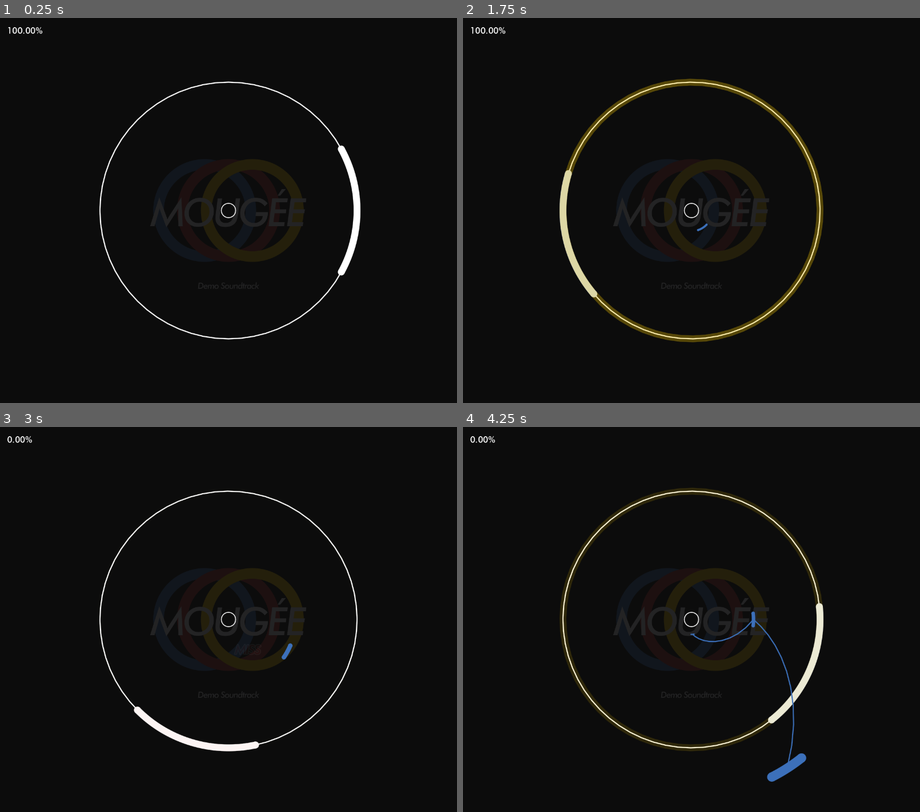
Above: before the commit, frames 1-4 (two rows, left to right).
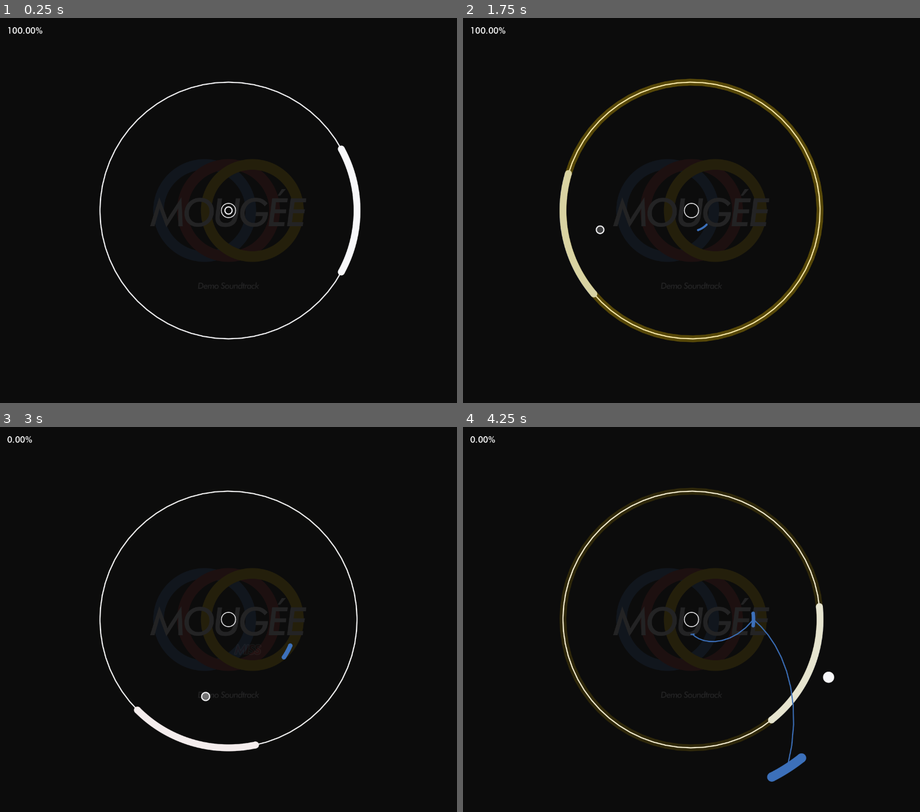
Above: after the commit, the same moments.

Repository: mougeee/marvelous-x
Game: Godot game, scene res://nodes/playing_scene.tscn
Two runs of this game, one before a commit and one after it. Both use one fixed random seed, a clock stepped at 60 frames per second and the inputs below. The project has no main scene, so this scene is started directly. Sound files missing from this copy of the repository are replaced by a short silence.
Inputs (mouse positions are in pixels of both pictures, inside the frame that each line leads up to):
- Up to frame 1 (0.25 s): no input
- Up to frame 2 (1.75 s): tap Enter at 0.5 s; move the mouse to (792, 191) at 0.52 s; press the mouse at (792, 191) at 0.53 s; hold D (RightPress) 0.53-1.28 s; move the mouse to (600, 229) at 1.27 s; release the mouse at (600, 229) at 1.28 s; hold S (LeftPress) from 1.28 s (still down); tap Space (CriticalPress) at 1.35 s; click (600, 229) at 1.55 s
- Up to frame 3 (3 s): move the mouse to (274, 534) at 2.02 s; release S (LeftPress) at 2.03 s; press the mouse at (274, 534) at 2.03 s; hold D (RightPress) from 2.03 s (still down); move the mouse to (205, 696) at 2.77 s; release the mouse at (205, 696) at 2.78 s; click (205, 696) at 2.85 s
- Up to frame 4 (4.25 s): move the mouse to (828, 677) at 3.52 s; release D (RightPress) at 3.53 s; press the mouse at (828, 677) at 3.53 s; hold S (LeftPress) from 3.53 s (still down); tap Space (CriticalPress) at 3.6 s

The runs differ from the first frame. In frame 1, less than 0.1% of the frame differs, in the area x 49-51%, y 48-52%; in frame 2, less than 0.1%; in frame 3, less than 0.1%; in frame 4, less than 0.1%, in the area x 78-82%, y 63-67%.

Commit message:
create title screen

Diff:
--- /dev/null
+++ b/nodes/centering.tscn
@@ -0,0 +1,6 @@
+[gd_scene load_steps=2 format=3 uid="uid://1xt8ttogo0t7"]
+
+[ext_resource type="Script" path="res://scripts/centering.gd" id="1_dmkmj"]
+
+[node name="Centering" type="Node2D"]
+script = ExtResource("1_dmkmj")
--- /dev/null
+++ b/nodes/cursor.tscn
@@ -0,0 +1,6 @@
+[gd_scene load_steps=2 format=3 uid="uid://b8hh7erdmresl"]
+
+[ext_resource type="Script" path="res://scripts/cursor.gd" id="1_5pd81"]
+
+[node name="Cursor" type="Node2D"]
+script = ExtResource("1_5pd81")
--- /dev/null
+++ b/nodes/menu.tscn
@@ -0,0 +1,6 @@
+[gd_scene load_steps=2 format=3 uid="uid://bkjikw1mkxf44"]
+
+[ext_resource type="Script" path="res://scripts/menu.gd" id="1_4cf6j"]
+
+[node name="Menu" type="Node2D"]
+script = ExtResource("1_4cf6j")
--- a/nodes/playing_scene.tscn
+++ b/nodes/playing_scene.tscn
@@ -1,10 +1,12 @@
-[gd_scene load_steps=7 format=3 uid="uid://dvcdkjhhm24wr"]
+[gd_scene load_steps=9 format=3 uid="uid://dvcdkjhhm24wr"]
 
 [ext_resource type="PackedScene" uid="uid://b3ygu6pkadmsm" path="res://nodes/note_frame.tscn" id="1_2g1bc"]
 [ext_resource type="Script" path="res://scripts/playing_scene.gd" id="1_o3yjq"]
+[ext_resource type="PackedScene" uid="uid://1xt8ttogo0t7" path="res://nodes/centering.tscn" id="2_4xu5f"]
 [ext_resource type="AudioStream" uid="uid://bimqd7djxxy2l" path="res://res/20240902001.mp3" id="3_gwyby"]
 [ext_resource type="PackedScene" uid="uid://bgfyeoxtfn5in" path="res://nodes/animated_number.tscn" id="4_1n1rm"]
 [ext_resource type="FontFile" uid="uid://b5baly05xhyg4" path="res://res/futura medium bt.ttf" id="4_lofq0"]
+[ext_resource type="PackedScene" uid="uid://b8hh7erdmresl" path="res://nodes/cursor.tscn" id="7_ty78e"]
 
 [sub_resource type="LabelSettings" id="LabelSettings_y41ep"]
 font = ExtResource("4_lofq0")
@@ -13,7 +15,7 @@
 [node name="PlayingScene" type="Node2D"]
 script = ExtResource("1_o3yjq")
 
-[node name="Centering" type="Node2D" parent="."]
+[node name="Centering" parent="." instance=ExtResource("2_4xu5f")]
 
 [node name="BackgroundThumbnail" type="Sprite2D" parent="Centering"]
 
@@ -31,3 +33,5 @@
 
 [node name="AudioStreamPlayer" type="AudioStreamPlayer" parent="."]
 stream = ExtResource("3_gwyby")
+
+[node name="Cursor" parent="." instance=ExtResource("7_ty78e")]
--- /dev/null
+++ b/nodes/title_scene.tscn
@@ -0,0 +1,18 @@
+[gd_scene load_steps=6 format=3 uid="uid://dchd7jyverxw0"]
+
+[ext_resource type="PackedScene" uid="uid://1xt8ttogo0t7" path="res://nodes/centering.tscn" id="1_bpy7k"]
+[ext_resource type="PackedScene" uid="uid://b3ygu6pkadmsm" path="res://nodes/note_frame.tscn" id="1_d1agj"]
+[ext_resource type="Script" path="res://scripts/title_scene.gd" id="1_d2by7"]
+[ext_resource type="PackedScene" uid="uid://bkjikw1mkxf44" path="res://nodes/menu.tscn" id="3_6hopp"]
+[ext_resource type="PackedScene" uid="uid://b8hh7erdmresl" path="res://nodes/cursor.tscn" id="3_tqd7y"]
+
+[node name="TitleScene" type="Node2D"]
+script = ExtResource("1_d2by7")
+
+[node name="Centering" parent="." instance=ExtResource("1_bpy7k")]
+
+[node name="NoteFrame" parent="Centering" instance=ExtResource("1_d1agj")]
+
+[node name="MenuGame" parent="Centering" instance=ExtResource("3_6hopp")]
+
+[node name="Cursor" parent="." instance=ExtResource("3_tqd7y")]
--- a/project.godot
+++ b/project.godot
@@ -36,6 +36,11 @@
 "events": [Object(InputEventKey,"resource_local_to_scene":false,"resource_name":"","device":-1,"window_id":0,"alt_press …(191 unchanged characters)…
 ]
 }
+Click={
+"deadzone": 0.5,
+"events": [Object(InputEventMouseButton,"resource_local_to_scene":false,"resource_name":"","device":-1,"window_id":0,"alt_pressed":false,"shift_pressed":false,"ctrl_pressed":false,"meta_pressed":false,"button_mask":0,"position":Vector2(0, 0),"global_position":Vector2(0, 0),"factor":1.0,"button_index":1,"canceled":false,"pressed":false,"double_click":false,"script":null)
+]
+}
 
 [rendering]
 
--- /dev/null
+++ b/scripts/centering.gd
@@ -0,0 +1,11 @@
+extends Node2D
+
+
+# Called when the node enters the scene tree for the first time.
+func _ready() -> void:
+	position = get_viewport_rect().size / 2
+
+
+# Called every frame. 'delta' is the elapsed time since the previous frame.
+func _process(delta: float) -> void:
+	pass
--- /dev/null
+++ b/scripts/cursor.gd
@@ -0,0 +1,30 @@
+extends Node2D
+
+const CUSTOM_WHITE = preload("res://scripts/globals.gd").CUSTOM_WHITE
+var fill_color = CUSTOM_WHITE
+var radius_delta = 0.0
+
+
+# Called when the node enters the scene tree for the first time.
+func _ready() -> void:
+	Input.set_mouse_mode(Input.MOUSE_MODE_HIDDEN)
+
+	fill_color.a = 0.0
+
+
+# Called every frame. 'delta' is the elapsed time since the previous frame.
+func _process(delta: float) -> void:
+	position = get_global_mouse_position()
+
+	fill_color.a = lerp(fill_color.a, 0.0, 0.2)
+	if Input.is_action_pressed("Click"):
+		fill_color.a = 1.0
+		radius_delta = lerp(radius_delta, 4.0, 0.2)
+	else:
+		radius_delta = lerp(radius_delta, 0.0, 0.2)
+	queue_redraw()
+
+
+func _draw() -> void:
+	draw_circle(Vector2.ZERO, 10 + radius_delta, fill_color, true, -1, false)
+	draw_circle(Vector2.ZERO, 10 + radius_delta, CUSTOM_WHITE, false, 2, true)
--- a/scripts/globals.gd
+++ b/scripts/globals.gd
@@ -1,3 +1,6 @@
+const CUSTOM_WHITE = Color("#f7f7f9")
+
+
 enum Keys {LEFT, RIGHT, CRITICAL}
 const key_info = {
 	Keys.LEFT: {
--- /dev/null
+++ b/scripts/menu.gd
@@ -0,0 +1,48 @@
+extends Node2D
+
+const globals = preload("res://scripts/globals.gd")
+const CUSTOM_WHITE = globals.CUSTOM_WHITE
+
+@export var angle = 0.0
+@export var coverage = PI / 2
+@export var radius = 0.0
+
+var background_color = CUSTOM_WHITE
+
+signal pressed
+
+
+func is_hover() -> bool:
+	var mouse_position = get_local_mouse_position()
+	var distance = mouse_position.length()
+	var angle = atan2(mouse_position.y, mouse_position.x)
+
+	return abs(angle) < coverage / 2 and distance <= radius
+
+
+# Called when the node enters the scene tree for the first time.
+func _ready() -> void:
+	rotation = angle
+	background_color.a = 0.0
+
+
+# Called every frame. 'delta' is the elapsed time since the previous frame.
+func _process(delta: float) -> void:
+	if is_hover():
+		background_color.a = lerp(background_color.a, 0.2, 0.1)
+	else:
+		background_color.a = lerp(background_color.a, 0.0, 0.1)
+	queue_redraw()
+
+	if is_hover() and Input.is_action_just_released('Click'):
+		pressed.emit()
+
+
+func _draw():
+	draw_line(Vector2.ZERO, Vector2(radius, 0.0).rotated(-coverage/2), CUSTOM_WHITE, 2, true)
+	draw_line(Vector2.ZERO, Vector2(radius, 0.0).rotated(coverage/2), CUSTOM_WHITE, 2, true)
+
+	var points = [Vector2.ZERO]
+	for i in range(coverage * (50.0+1)):
+		points.append(Vector2(radius, 0.0).rotated(lerp(-coverage/2, coverage/2, i / (coverage * 50.0))))
+	draw_colored_polygon(points, background_color)
--- a/scripts/note_frame.gd
+++ b/scripts/note_frame.gd
@@ -1,12 +1,13 @@
 extends Node2D
 
-var Keys = preload("res://scripts/globals.gd").Keys
-var key_info = preload("res://scripts/globals.gd").key_info
+const globals = preload("res://scripts/globals.gd")
+var Keys = globals.Keys
+var key_info = globals.key_info
 
 var radius = 0
 var coverage = 1.0
 var width = 0
-var cursor_color = Color.WHITE
+var cursor_color = globals.CUSTOM_WHITE
 var critical_highlight_color = key_info[Keys.CRITICAL]["color"]
 
 
@@ -21,8 +22,6 @@
 	resize()
 
 	get_tree().get_root().size_changed.connect(resize)
-
-	#Input.set_mouse_mode(Input.MOUSE_MODE_HIDDEN)
 
 	critical_highlight_color.a = 0.0
 
@@ -43,19 +42,19 @@
 	elif Input.is_action_just_pressed("CriticalPress"):
 		critical_highlight_color.a = 1.0
 
-	cursor_color.r = lerp(cursor_color.r, Color.WHITE.r, 0.05)
-	cursor_color.g = lerp(cursor_color.g, Color.WHITE.g, 0.05)
-	cursor_color.b = lerp(cursor_color.b, Color.WHITE.b, 0.05)
+	cursor_color.r = lerp(cursor_color.r, globals.CUSTOM_WHITE.r, 0.05)
+	cursor_color.g = lerp(cursor_color.g, globals.CUSTOM_WHITE.g, 0.05)
+	cursor_color.b = lerp(cursor_color.b, globals.CUSTOM_WHITE.b, 0.05)
 	critical_highlight_color.a = lerp(critical_highlight_color.a, 0.0, 0.05)
 	queue_redraw()
 
 
 func _draw():
 	# note frame
-	draw_circle(Vector2.ZERO, radius, Color.WHITE, false, 2, true)
+	draw_circle(Vector2.ZERO, radius, globals.CUSTOM_WHITE, false, 2, true)
 
 	# center
-	draw_circle(Vector2.ZERO, 20, Color.WHITE, false, 1, true)
+	draw_circle(Vector2.ZERO, 20, globals.CUSTOM_WHITE, false, 1, true)
 
 	# cursor
 	draw_arc(
--- a/scripts/playing_scene.gd
+++ b/scripts/playing_scene.gd
@@ -12,6 +12,7 @@
 const Keys = preload("res://scripts/globals.gd").Keys
 var notes = []
 var next_index = 0
+var last_time = -INF
 
 const NoteTypes = preload("res://scripts/globals.gd").NoteTypes
 
@@ -26,10 +27,6 @@
 	time_begin = Time.get_ticks_usec() - note_start_time * 1e6
 
 
-func resize() -> void:
-	$Centering.position = get_viewport_rect().size / 2
-
-
 func load_chart() -> Dictionary:
 	var file = FileAccess.open(info_path, FileAccess.READ)
 	var chart = JSON.parse_string(file.get_as_text())
@@ -40,6 +37,8 @@
 
 func preprocess_notes(raw_notes: Array):
 	for raw_note in raw_notes:
+		last_time = max(last_time, raw_note['t'])
+
 		var time = raw_note["t"] - 1 / raw_note["s"]
 		note_start_time = min(note_start_time, time)
 
@@ -79,10 +78,6 @@
 
 # Called when the node enters the scene tree for the first time.
 func _ready() -> void:
-	get_tree().get_root().size_changed.connect(resize)
-
-	$Centering.position = get_viewport_rect().size / 2
-
 	# preprocess notes
 	var chart = load_chart()
 	preprocess_notes(chart["notes"])
@@ -128,11 +123,8 @@
 
 		next_index += 1
 
-	if time > 10.0:
-		next_index = 0
-		reset_times()
-		notes.clear()
-		preprocess_notes(load_chart()['notes'])
+	if time > last_time + 3.0:
+		get_tree().change_scene_to_file("res://nodes/title_scene.tscn")
 
 
 var marvelous_count = 0
--- /dev/null
+++ b/scripts/title_scene.gd
@@ -0,0 +1,19 @@
+extends Node2D
+
+
+func on_menu_game_pressed() -> void:
+	get_tree().change_scene_to_file("res://nodes/playing_scene.tscn")
+
+
+# Called when the node enters the scene tree for the first time.
+func _ready() -> void:
+	var frame_radius = $Centering/NoteFrame.radius
+
+	$Centering/MenuGame.radius = frame_radius
+
+	$Centering/MenuGame.pressed.connect(on_menu_game_pressed)
+
+
+# Called every frame. 'delta' is the elapsed time since the previous frame.
+func _process(delta: float) -> void:
+	pass
